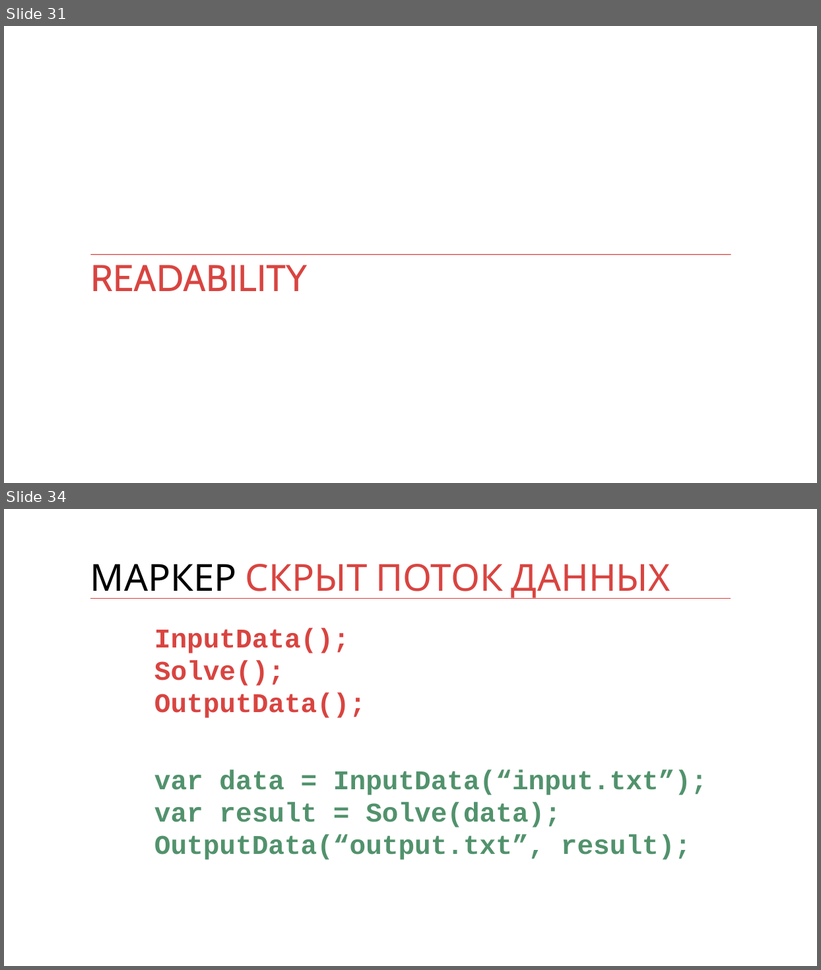
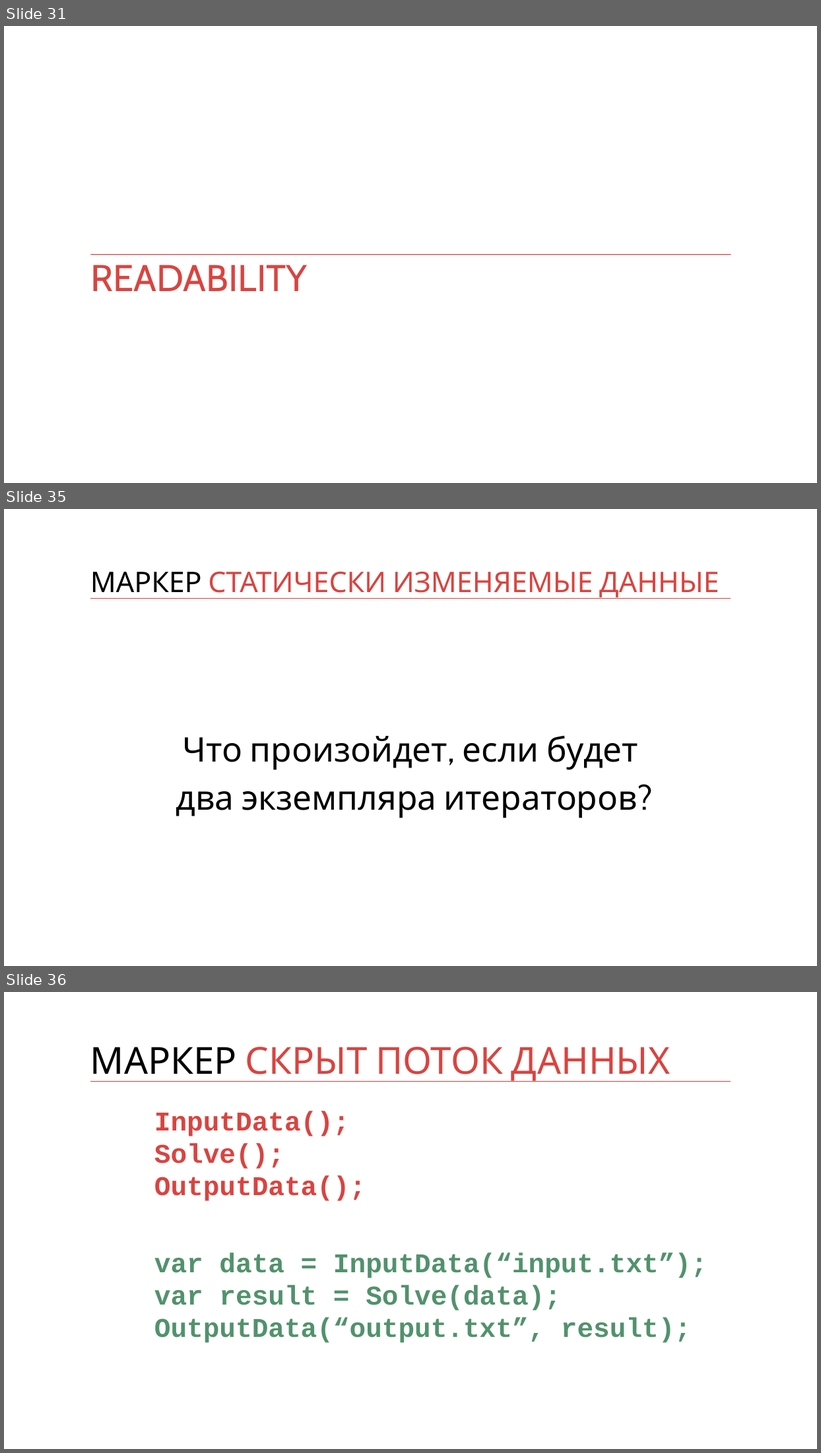
Before and after one commit to kontur-courses/clean-code, a slide deck: clean-code2.pptx. Shown one above the other, each under a label of ours: slides 31 and 34 before the commit, slides 31, 35 and 36 after it; the slides between them are not shown. The pictures are 821x970 and 821x1453 pixels, drawn with LibreOffice and Linux fonts; fonts in the diff are those of the drawing. Boxes give left, top, right and bottom in pixels: in the first picture for what was removed or moved away, otherwise in the second. Text is boxed around its words. In the diff, an @@ line names an element or a change of style, - is before the commit and + after.

```diff
--- a/clean-code2.pptx
+++ b/clean-code2.pptx
@@ slide 35 added at (x1=4, y1=509, x2=817, y2=966), background #FFFFFF; not listed: 1 template element that a slide beside it also shows @@
@@ title added at (x1=90, y1=572, x2=719, y2=599), 33.5 pt, text #D94440 @@
+МАРКЕР СТАТИЧЕСКИ ИЗМЕНЯЕМЫЕ ДАННЫЕ
@@ text added at (x1=176, y1=735, x2=638, y2=819), 40 pt, text #000000 @@
+Что произойдет, если будет
+два экземпляра итераторов?
@@ what was slide 34 is now slide 36 @@
```
Also in this commit, not shown: 1 slide changed, 2 other slides added, 1 slide removed, 2 other files.
